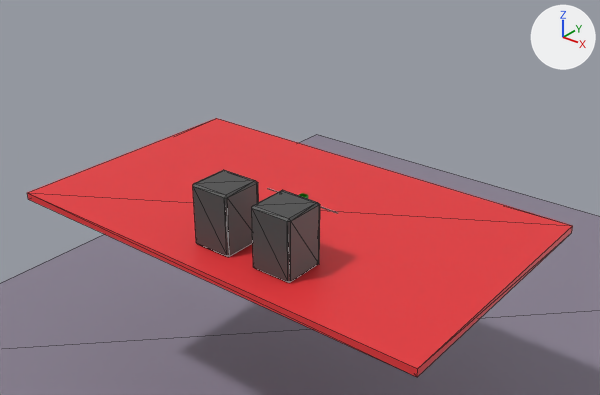
The glTF model ActionStudio/ImmersiveExperience/assets/action_studio.glb as it was, and as the next commit left it.
Camera for both pictures: a 50 mm lens placed at (1.53, -2.466, 1.978), pointed at (0.067, -0.637, 0.844). The lights are fixed; the arrows at upper right show +X, +Y and +Z. The first picture is the older version. Mesh edges are drawn as thin lines on the coarser meshes. Where no turn or scale is listed for an object, it has been applied to the vertices.

In view in the first picture: 'editor', 'floor', 'recorder', 'table'.
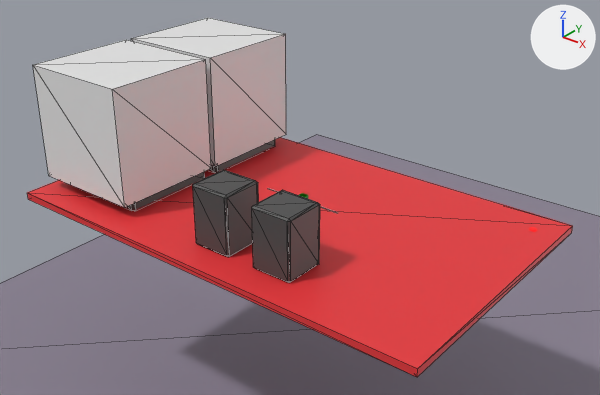
Pixel boxes [x1, y1, x2, y2] of what changed, in the pictures (600 x 395 px):
'counterexamples_volume', added: after [33, 40, 211, 208]
'examples_volume', added: after [131, 18, 286, 166]
'counterexamples_bin', added: after [126, 172, 205, 210]
'examples_bin', added: after [209, 140, 275, 172]

The edits, one by one:
Mesh me_cube_014 is new.
It is a box spanning x -1.0..1.0, y -1.0..1.0, z -1.0..1.0.
Mesh me_cube_012 is new.
It has 56 vertices, 108 faces and spans x -0.166..0.166, y -0.166..0.166, z -0.088..0.088.
It uses material mat_mat_recorder (dark grey #4e4e4e).
Object 'counterexamples_volume' (ob_counterexamples_volume) is new; it shows me_cube_014.
Its location is (-0.548, -0.795, 1.008).
Its scale is (0.194, 0.194, 0.194).
Object 'examples_volume' (ob_examples_volume) is new; it shows a copy of me_cube_014.
Its location is (-0.548, -0.387, 1.008).
Its scale is (0.194, 0.194, 0.194).
Object 'examples_bin' (ob_examples_bin) is new; it shows me_cube_012.
Its location is (-0.545, -0.388, 0.855).
Object 'counterexamples_bin' (ob_counterexamples_bin) is new; it shows a copy of me_cube_012.
Its location is (-0.545, -0.768, 0.855).
